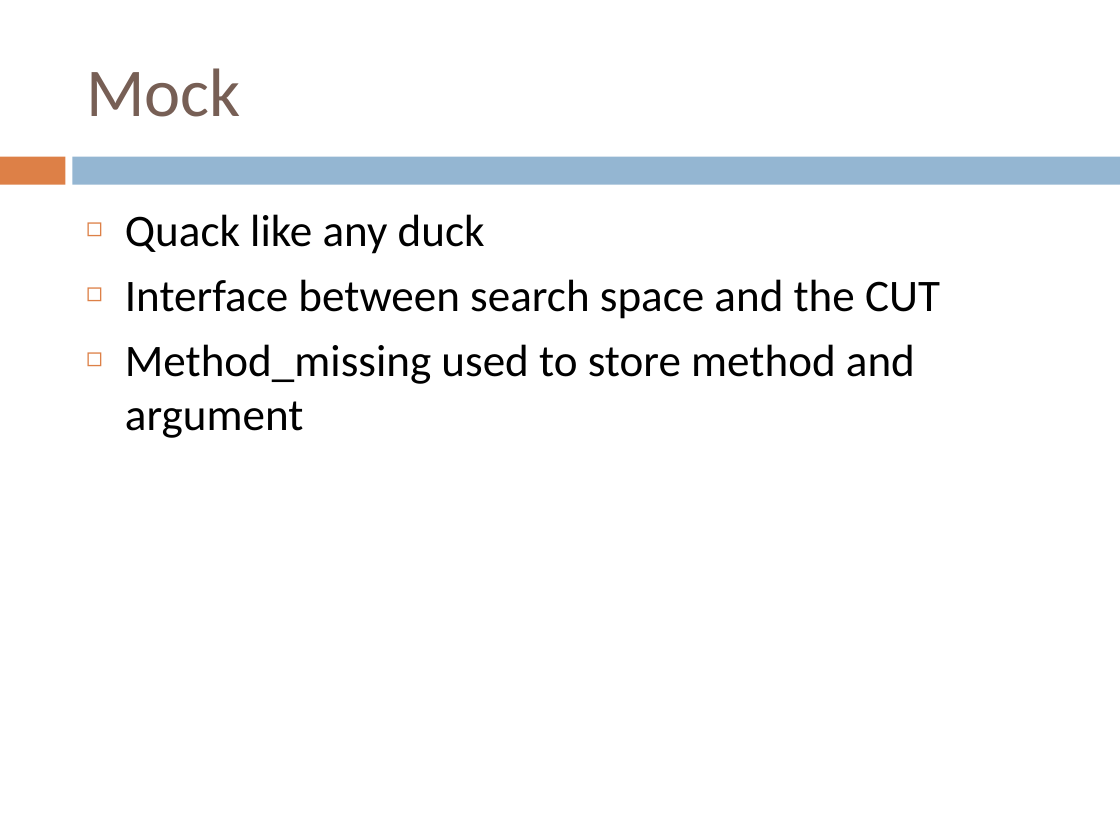
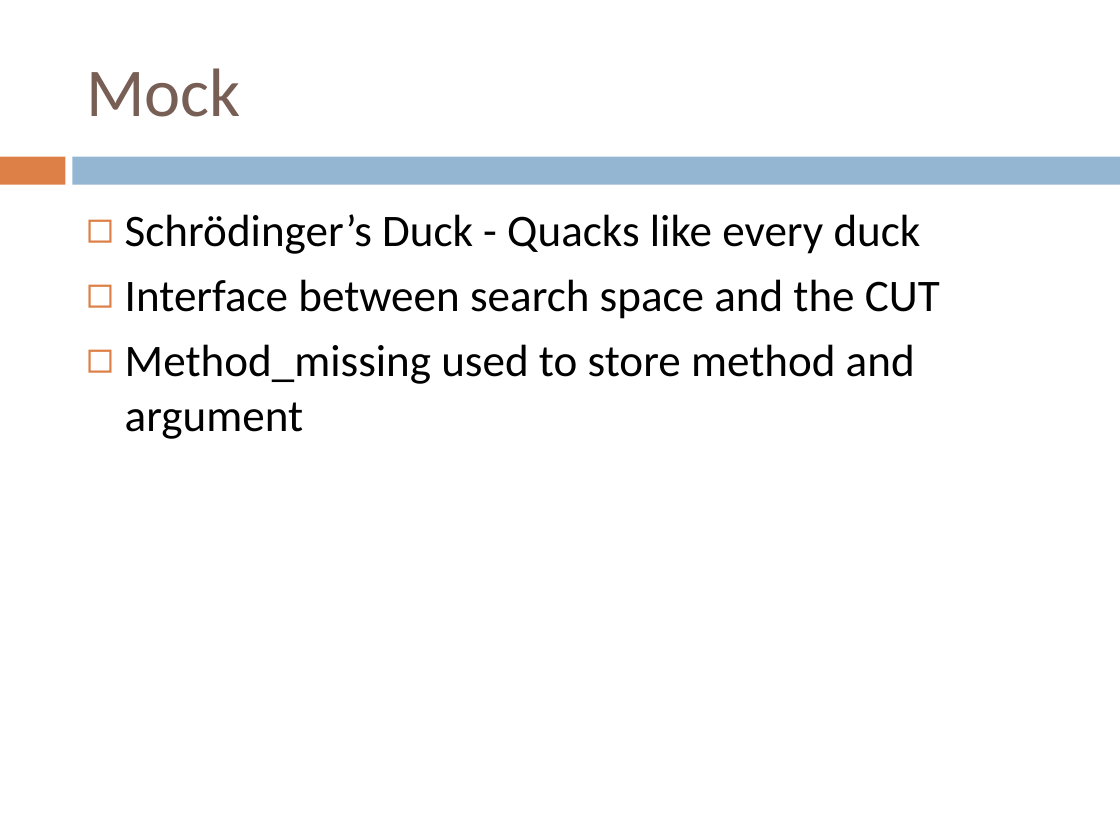
Before and after one commit to IgnoredAmbience/splats, a slide deck: slide 10 of docs/SpLATS.ppt. Drawn at 1120x840 pixels with LibreOffice and Linux fonts; fonts in the diff are those of the drawing. Boxes give left, top, right and bottom in pixels: in the first picture for what was removed or moved away, otherwise in the second. Text is boxed around its words. In the diff, an @@ line names an element or a change of style, - is before the commit and + after.

```diff
--- a/docs/SpLATS.ppt
+++ b/docs/SpLATS.ppt
@@ text at [125, 214, 921, 254]: text changed @@
-◻ Quack like any duck
+◻ Schrödinger’s Duck - Quacks like every duck
```
Also in this commit, not shown: 1 other slide changed, 1 slide added, 1 slide removed.
